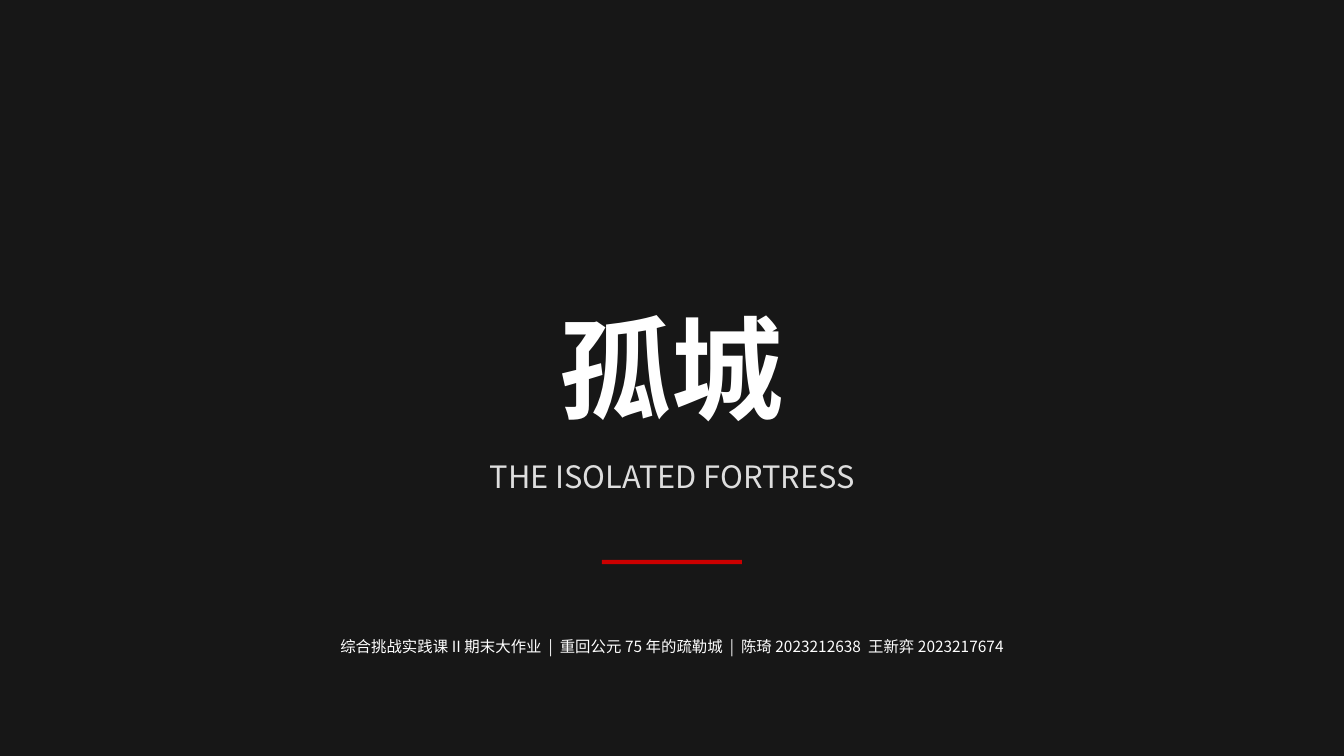
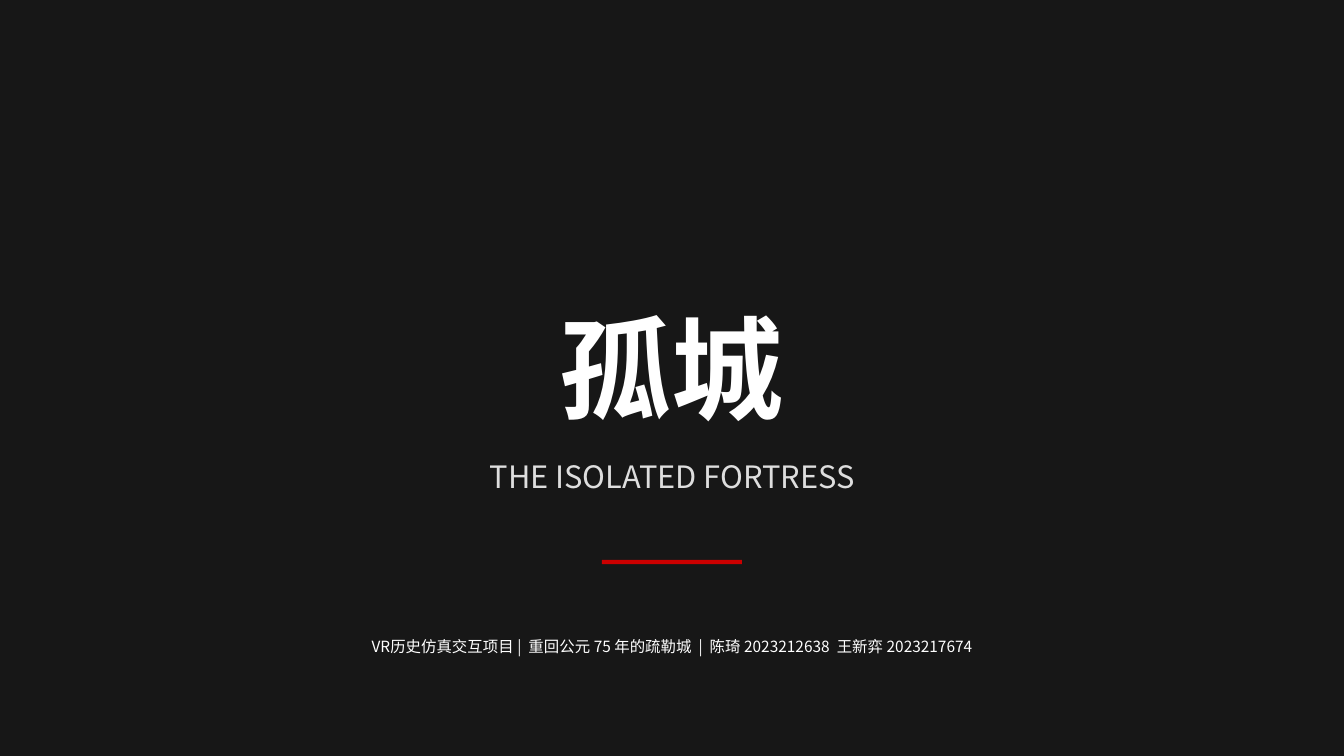
Before and after one commit to W-SEANVeen/ISF2, a slide deck: slide 1 of Docs/《孤城》VR游戏设计答辩.pptx. Drawn at 1344x756 pixels with LibreOffice and Linux fonts; fonts in the diff are those of the drawing; background and template pictures are left out; a plain dark background stands for a picture behind light text. Boxes give left, top, right and bottom in pixels: in the first picture for what was removed or moved away, otherwise in the second. Text is boxed around its words. In the diff, an @@ line names an element or a change of style, - is before the commit and + after.

```diff
--- a/Docs/《孤城》VR游戏设计答辩.pptx
+++ b/Docs/《孤城》VR游戏设计答辩.pptx
@@ text at box(372, 639, 973, 654): text changed @@
-综合挑战实践课 II 期末大作业 | 重回公元 75 年的疏勒城 | 陈琦 2023212638 王新弈 2023217674
+VR历史仿真交互项目 | 重回公元 75 年的疏勒城 | 陈琦 2023212638 王新弈 2023217674
```
Also in this commit, not shown: 9 other slides changed, 4 other files.
